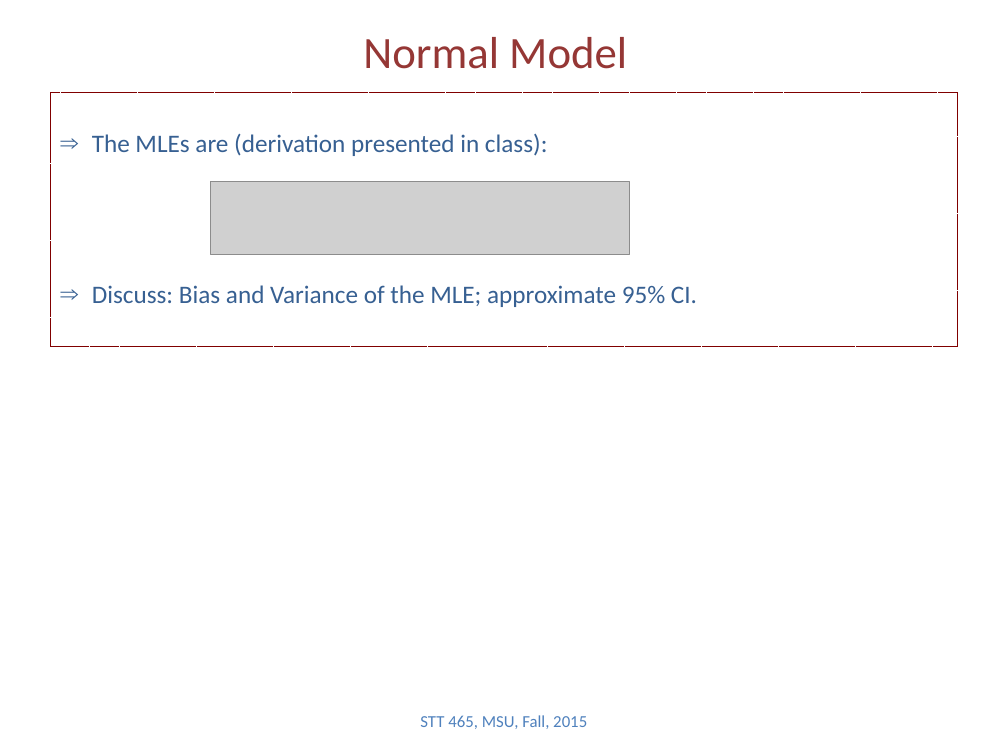
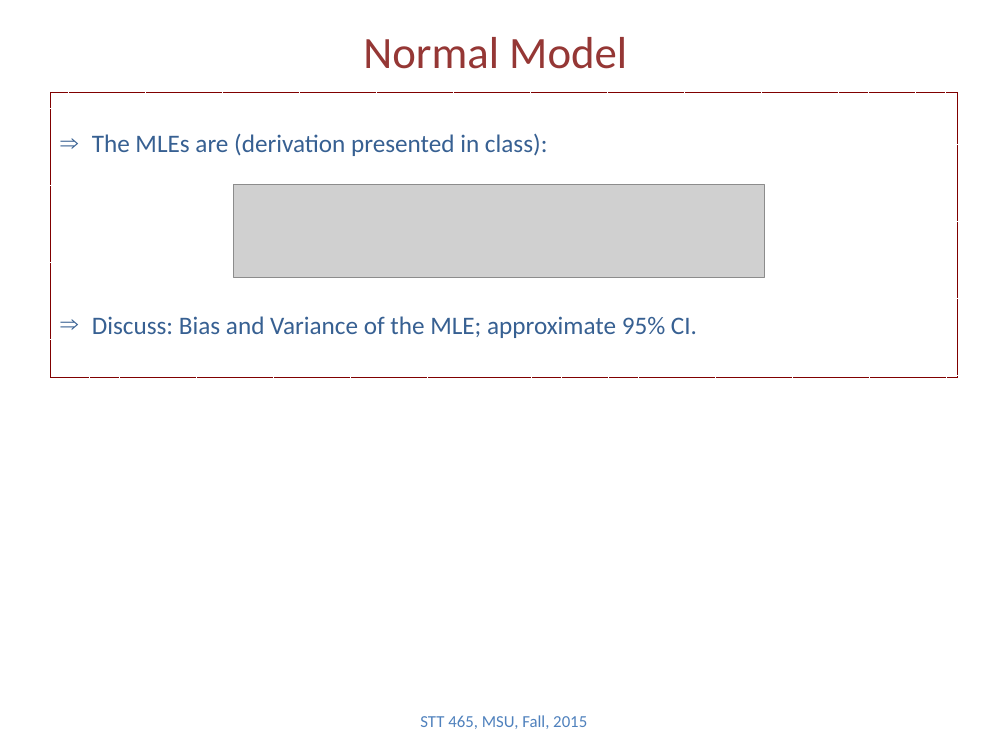
Before and after one commit to Boukos/STT465, a slide deck: slide 4 of STT465_5.pptx. Drawn at 1008x756 pixels with LibreOffice and Linux fonts; fonts in the diff are those of the drawing; grey boxes stand for pictures. Boxes give left, top, right and bottom in pixels: in the first picture for what was removed or moved away, otherwise in the second. Text is boxed around its words. In the diff, an @@ line names an element or a change of style, - is before the commit and + after.

```diff
--- a/STT465_5.pptx
+++ b/STT465_5.pptx
@@ rectangle "The MLEs are (derivation presented ...": place and size @@
-rectangle "The MLEs are (derivation presented ..." at [50,93,958,347]
+rectangle "The MLEs are (derivation presented ..." at [50,93,958,378]
@@ picture: place and size @@
-picture at [211,182,629,255]
+picture at [233,184,764,277]
```
Also in this commit, not shown: 9 other slides changed, 2 other files.
